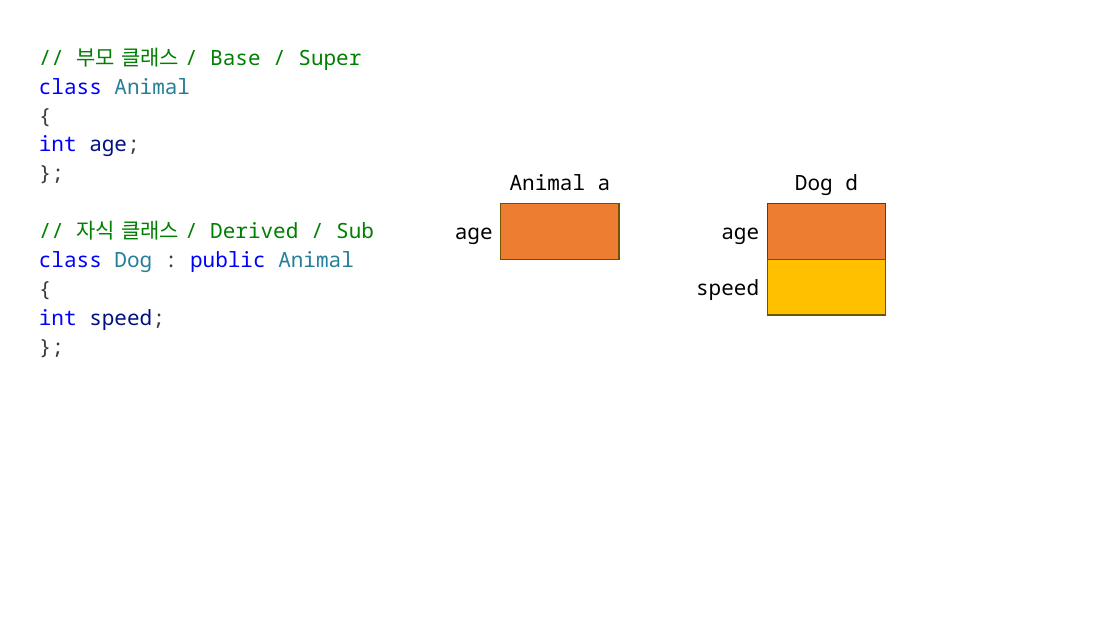
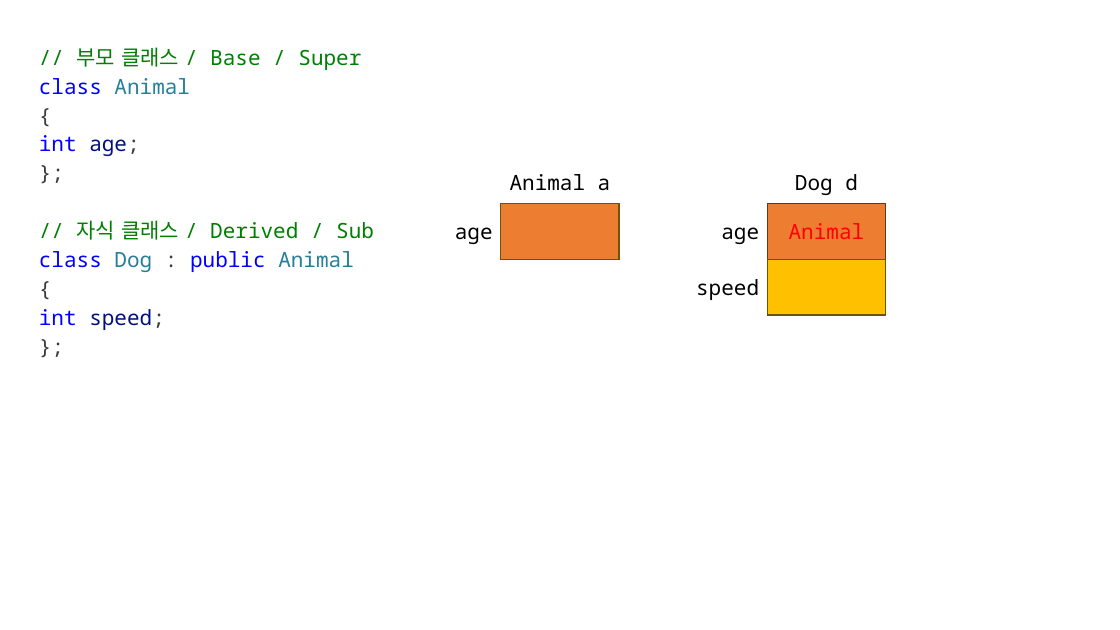
Before and after one commit to yoondev-classroom/cpp_250512, a slide deck: slide 55 of cpp_250512.pptx. Drawn at 1120x630 pixels with LibreOffice and Linux fonts; fonts in the diff are those of the drawing. Boxes give left, top, right and bottom in pixels: in the first picture for what was removed or moved away, otherwise in the second. Text is boxed around its words. In the diff, an @@ line names an element or a change of style, - is before the commit and + after.

```diff
--- a/cpp_250512.pptx
+++ b/cpp_250512.pptx
@@ text in rectangle at (789, 223, 865, 239): text added @@
+Animal
```
Also in this commit, not shown: 1 other file.
